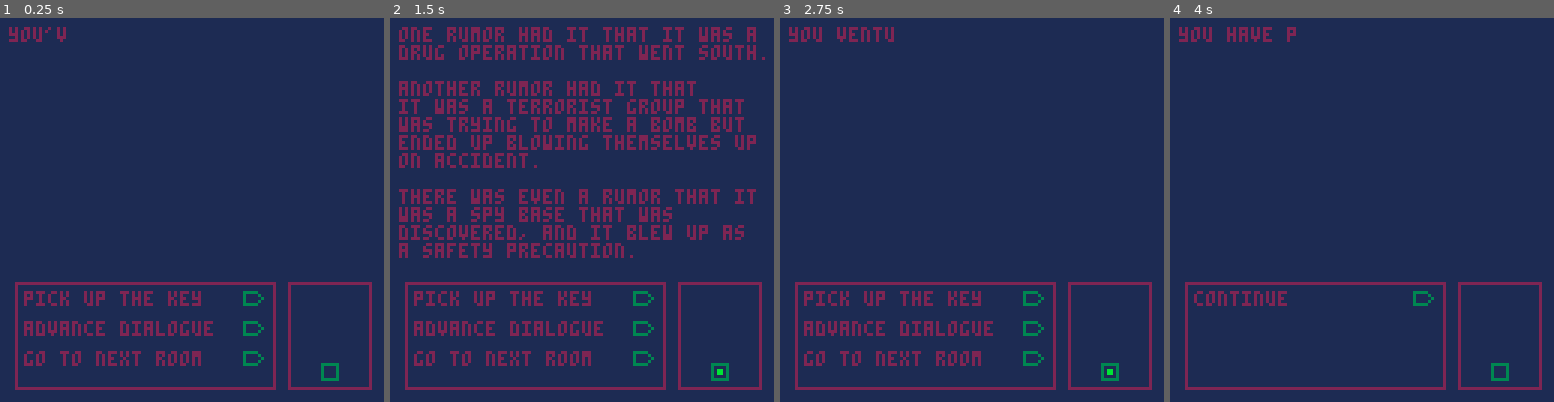
Above: before the commit, frames 1-4 (left to right).
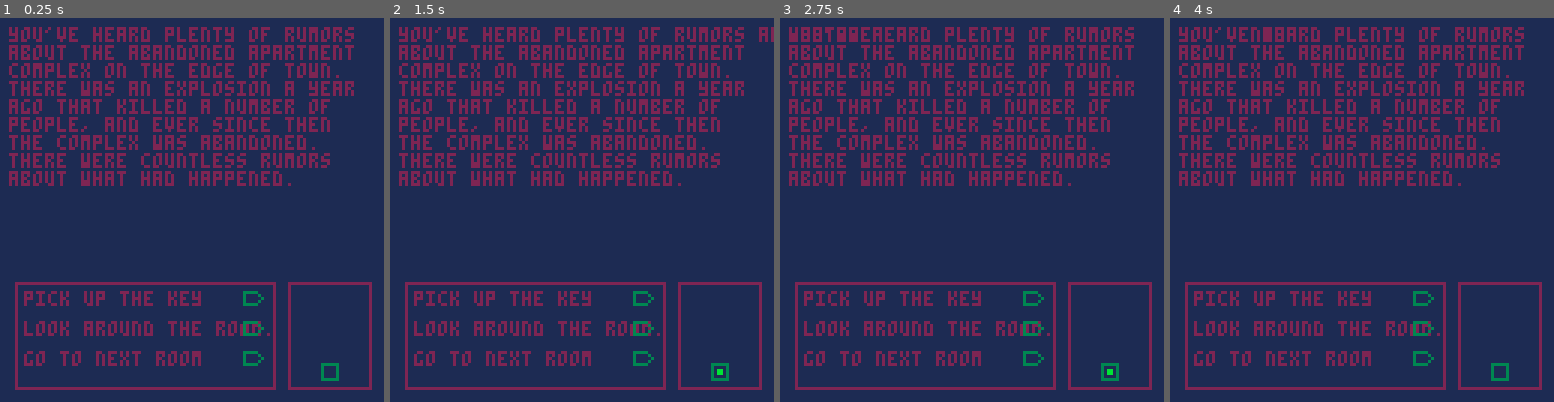
Above: after the commit, the same moments.

Repository: NeoTheSilent/A-Forgotten-Journal
Game: PICO-8 cartridge evastory.p8
Two runs of this game, one before a commit and one after it. Both use one fixed random seed, a clock stepped at 60 frames per second and the inputs below.
Inputs:
- Up to frame 1 (0.25 s): no input
- Up to frame 2 (1.5 s): tap X (X key) at 0.33, 1.07 s; tap O (Z key) at 0.7 s
- Up to frame 3 (2.75 s): tap O (Z key) at 1.7, 2.1, 2.5 s; tap X (X key) at 1.85 s; hold Up 2.15-2.42 s
- Up to frame 4 (4 s): tap O (Z key) at 2.9, 3.3, 3.7 s; tap X (X key) at 2.97 s; hold Down 3.63-3.97 s

The runs differ from the first frame. In frame 1, 13% of the frame differs, in the area x 2-93%, y 2-83%; in frame 2, 17%, in the area x 2-100%, y 2-83%; in frame 3, 13%; in frame 4, 15%.

Commit message:
v1.4
Larger Update - Added the ability for text to dynamically linebreak once it reaches a certain length, with that length being able to be changed at will. Furthermore, it will also check to see if a word would be broken and adjusting where the linebreak occurs to compensate. With this, a larger overhaul of previous text is necessary and a restructuring may be helpful, but it will cause adding text to be much easier overall without needing to manually add it.

Diff:
--- a/evastory.p8
+++ b/evastory.p8
@@ -4,7 +4,7 @@
 --default functions
 function _init()
 		//if i need to bugtest
-		bugtesting = false
+		bugtesting = true
 		//info for the player
 		player = {}
 			 player.item1 = 0
@@ -39,14 +39,16 @@
 					//room 2 information
 				 {
 							dialogue = {
-									"you've heard plenty of rumors\nabout the abandoned apartment\ncomplex on the edge of town.\n          \nthere was an explosion a year\nago that killed a number of\npeople, and ever since then\nthe complex was abandoned.\n          \nthere were countless rumors\nabout what had happened.",
+									".",
+									"you've heard plenty of rumors about the abandoned apartment complex on the edge of town. there was an explosion a year ago that killed a number of people, and ever since then the complex was abandoned. there were countless rumors about what had happened.",
 									"one rumor had it that it was a\ndrug operation that went south.\n          \nanother rumor had it that\nit wa …(225 unchanged characters)…
 							  "whatever the case, the owners\nabandoned it. it was put under\ninvestigation for a time by the\npolice, but n …(245 unchanged characters)…
-							  "you venture inside the facility."
+							  "you venture inside the facility.\nit's difficult getting past the\ndoor, as something inside\nhad blocked the door, and it wouldn't\nbudge. thankfully, upon looking around,\nyou spotted an open window and\nmanaged to climb in.",
+							  "as you look around the entrance room, it's clear that the decrepit building isn't exactly safe. water drips from the ceiling, and there's rubble along the floor.",
 							},
 							choice = {
 									"pick up the key",
-									"advance dialogue",
+									"look around the room.",
 									"go to next room"
 							},
 							followupchoice = {
@@ -54,7 +56,9 @@
 									"you have picked up the key.",
 									"there is nothing left to pick up."
 									},
-									{"this is more test dialogue"},
+									{
+									"the bookshelf"
+									},
 									{
 									"you move to the next room.",
 									"the door is locked"
@@ -217,14 +221,16 @@
 end
 
 function bugs()
-		//only for testing, change for various varriables
+
 		if bugtesting
 		then
-				print("value of space: "..ord(","),8,53)
-				print("locked choice: "..tostr(lockchoice),8,60)
-				print("dialogue length: "..#currentdialogue,8,67)
-				print("text scroll: "..textscroll,8,74)
-				print("key1: "..triggers.key,8,81)
+				--print("value of space: "..ord(","),8,53)
+				print(splitdialogue(),3,3)
+				--print("locked choice: "..tostr(lockchoice),8,60)
+				--print("dialogue length: "..#currentdialogue,8,67)
+				--print("text scroll: "..textscroll,8,74)
+				--print("key1: "..triggers.key,8,81)
+				--print(ceil(#story[player.room].dialogue[1]/31),8,81)
 		end
 end
 -->8
@@ -513,6 +519,110 @@
 		end
 		return true
 end
+-->8
+-- dialogue splitter
+
+function splitdialogue()
+		--[[
+		this function exists to
+		automatically add the breakline
+		to a given string, so we won't
+		need to do it manually, as it's
+		tedious. we take a given string
+		and we can make it add a new
+		line with any posotive number
+		for the sentence length
+		]]--
+		nstring = "you've heard plenty of rumors about the abandoned apartment complex on the edge of town. there was an explosion a year ago that killed a number of people, and ever since then the complex was abandoned. there were countless rumors about what had happened."
+		--[[
+		our length must be 1 higher than
+		what we want. this is because
+		we're adding the newline
+		character "\n" at the end of
+		every sentence, and thus
+		must accomodate for it.
+
+		the second value will update
+		dynamically once the loop starts
+		but we wish to keep the first
+		number the same incase we wish
+		to change how long it is.
+		]]--
+		setlength=31
+		length=setlength
+		--[[
+		we dynamically calculate the
+		length of the string and divide
+		it by our length to know how
+		many rows we want, and thus
+		how many newlines we'll add
+		]]--
+		for i=0,ceil(#nstring/setlength) do
+		--[[
+		we must also check before we
+		insert the newline if we'll
+		cut off a word by doing this.
+		if the given character isn't
+		an empty space, we'll run a
+		check and simply adjust where
+		we put the new line. i.e:
+		if it's cutting off the word
+		like so
+
+		..... hel
+		lo world
+
+		then we will see how many
+		characters it must take to
+		move it to the next sentence.
+		in this case, we must move
+		'hel' and we'll adjust our
+		number appropriately so it
+		will display
+
+		.....
+		hello world
+
+		assuming that it can all be
+		displayed on one line, of
+		course.
+		]]--
+				if sub(nstring,length-1,length-1)!=" "
+				then
+						for j=1,ceil(setlength/3) do
+								if sub(nstring,length-j,length-j)==" "
+								then
+										length-=j-1
+										break
+								end
+						end
+				end
+		--[[
+		once we are sure that adding
+		a new line is safe, we will
+		do so by creating a temporary
+		placeholder, and it's value will
+		be what we have already done,
+		the newline, and then what we
+		haven't done yet.
+
+		thus, each time we go through
+		this loop again, it'll only
+		affect the next line, without
+		compromising any previous lines.
+
+		we also increase our length
+		appropriately each line.
+		]]--
+				temporary = sub(nstring,1,length-1).."\n"..sub(nstring,length)
+ 			nstring = temporary
+ 			length+=setlength
+		end
+		--[[
+		once we're finished
+		]]--
+		return nstring
+end
 __gfx__
 00000000000000000000000000000000000000000000000000000000000000000000000000000000000000000000000000000000000000000000000000000000
 00000000033333300333333000000000000000000000000000000000000000000000000000000000000000000000000000000000000000000000000000000000
